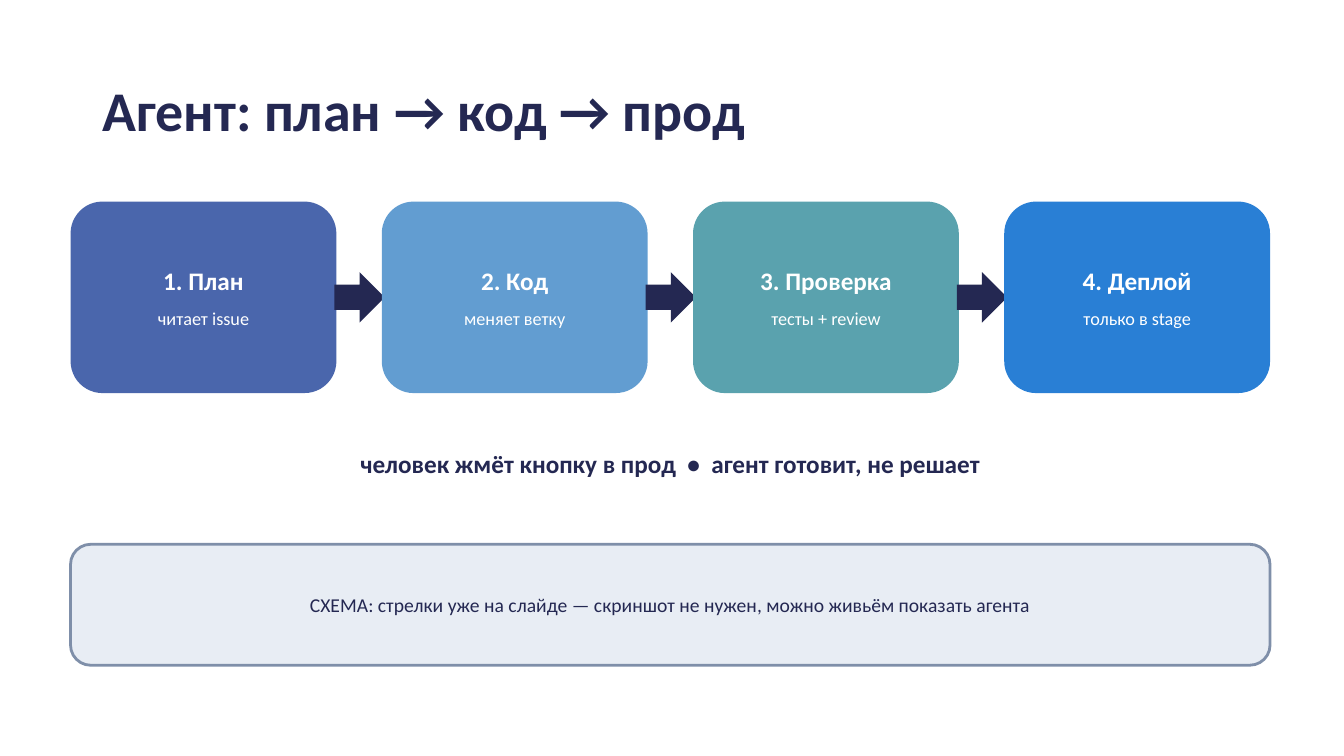
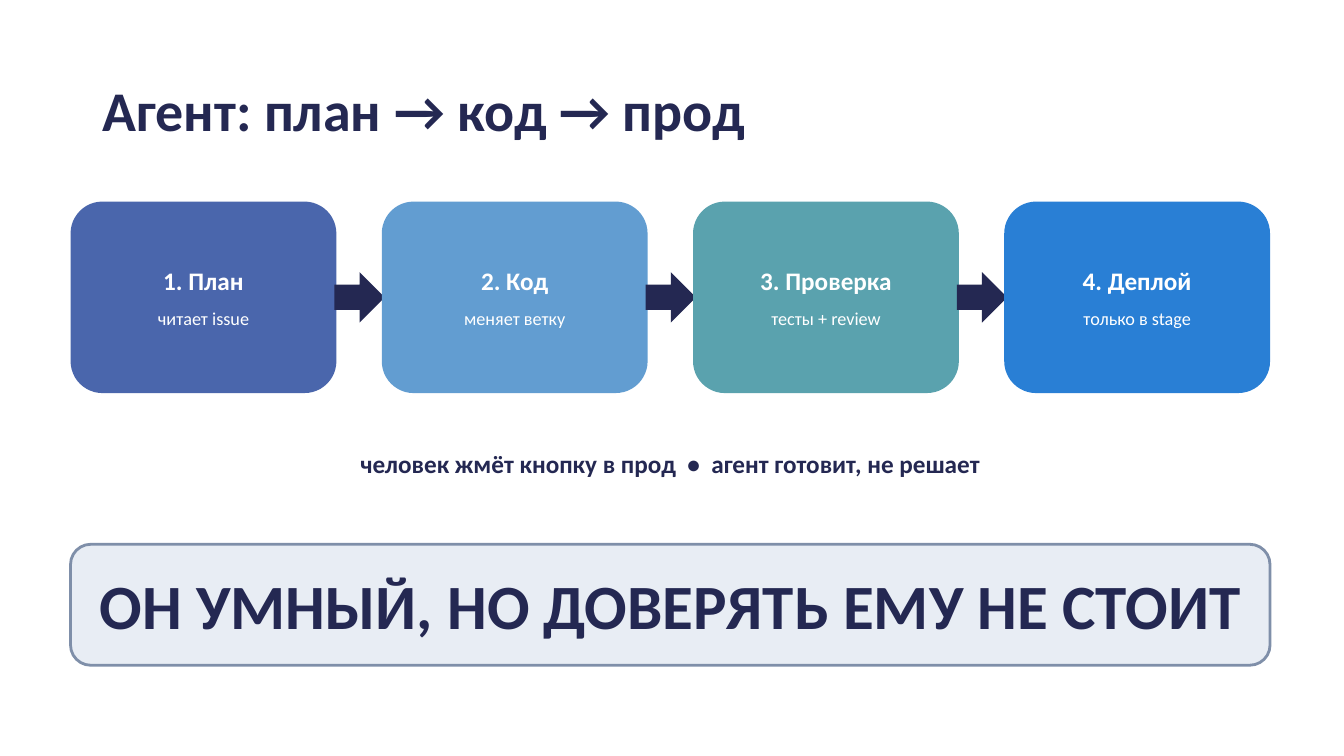
Before and after one commit to grrraaaa/github_doklad, a slide deck: slide 15 of Git_deploy_prezentatsiya.pptx (slide 8 before the commit). Drawn at 1344x756 pixels with LibreOffice and Linux fonts; fonts in the diff are those of the drawing; background and template pictures are left out. Boxes give left, top, right and bottom in pixels: in the first picture for what was removed or moved away, otherwise in the second. Text is boxed around its words. In the diff, an @@ line names an element or a change of style, - is before the commit and + after.

```diff
--- a/Git_deploy_prezentatsiya.pptx
+++ b/Git_deploy_prezentatsiya.pptx
@@ text in rounded rectangle at (100, 577, 1240, 639): text changed; size 14 to 45 pt; bold on @@
-СХЕМА: стрелки уже на слайде — скриншот не нужен, можно живьём показать агента
+ОН УМНЫЙ, НО ДОВЕРЯТЬ ЕМУ НЕ СТОИТ
```
Also in this commit, not shown: 3 other slides changed, 8 slides added, 1 slide removed.
